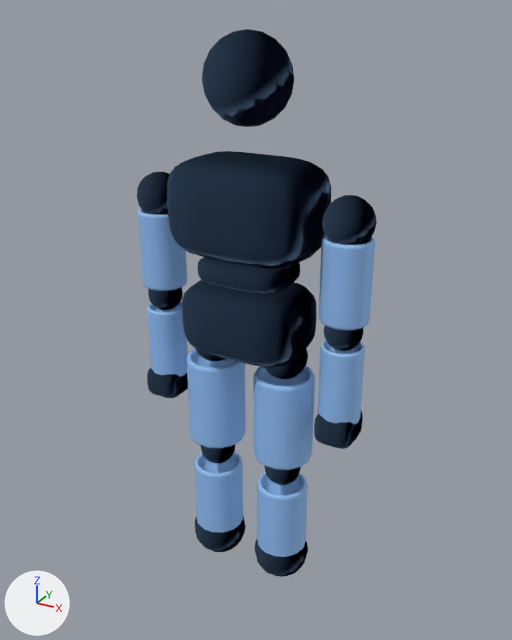
A saved change to the glTF model character.gltf.
Rendered twice from a 50 mm lens placed at (0.95, -1.684, 1.718), pointed at (-0.004, 0.051, 0.85). Arrows for +X, +Y and +Z are at lower left; the lights stay in place. The picture after the commit comes second. Vertices at exactly the same position are counted once.

Objects in the first picture: 'CharacterMesh'.
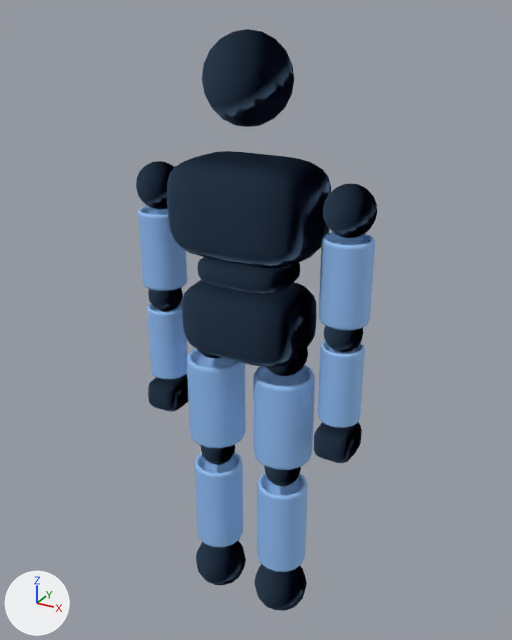
What changed in the scene script:
```text
Change me_characterbody:
    used by ob_charactermesh; location = (0.0, 0.0, 0.0)
    remove me_characterbody.from_pydata(...)  # 5562 vertices, 11032 faces; spans x -0.37..0.37, y -0.14..0.14, z -0.03..1.67
    add me_characterbody.from_pydata(...)  # 5562 vertices, 11032 faces; spans x -0.37..0.37, y -0.14..0.14, z -0.18..1.67
    me_characterbody part 1: the loose piece of 128 vertices spanning x -0.37..-0.23, y -0.07..0.07, z 1.14..1.28 is moved by (0.0, 0.0, 0.03)
    me_characterbody part 2: the loose piece of 128 vertices spanning x 0.23..0.37, y -0.07..0.07, z 1.14..1.28 is moved by (0.0, 0.0, 0.03)
    me_characterbody part 3: the loose piece of 128 vertices spanning x -0.19..-0.05, y -0.07..0.07, z 0.71..0.85 is moved by (0.0, 0.0, 0.01)
    me_characterbody part 4: the loose piece of 128 vertices spanning x 0.05..0.19, y -0.07..0.07, z 0.71..0.85 is moved by (0.0, 0.0, 0.01)
    me_characterbody part 5: the loose piece of 128 vertices spanning x -0.21..-0.03, y -0.09..0.09, z -0.03..0.15 is moved by (0.0, 0.0, -0.15)
    me_characterbody part 6: the loose piece of 128 vertices spanning x 0.03..0.21, y -0.09..0.09, z -0.03..0.15 is moved by (0.0, 0.0, -0.15)
    me_characterbody part 7: the loose piece of 184 vertices spanning x -0.36..-0.24, y -0.07..0.07, z 0.55..0.65 is moved by (0.0, 0.0, -0.05)
    me_characterbody part 8: the loose piece of 184 vertices spanning x 0.24..0.36, y -0.07..0.07, z 0.55..0.65 is moved by (0.0, 0.0, -0.05)
```

Where the change shows, as pixel boxes [x1, y1, x2, y2] in the pictures (512 x 640 px; the box of a moved part takes in the faces that stretch with it):
'CharacterMesh', reshaped (6% taller): before [137, 29, 377, 577]; after [136, 29, 377, 611]
part 1 of me_characterbody, moved or reshaped: before [137, 172, 170, 215]; after [136, 161, 174, 209]
part 2 of me_characterbody, moved or reshaped: before [322, 195, 377, 245]; after [323, 184, 377, 238]
part 3 of me_characterbody, moved or reshaped (mostly hidden): before [195, 348, 226, 361]; after [197, 349, 222, 358]
part 4 of me_characterbody, moved or reshaped: before [265, 349, 308, 379]; after [266, 347, 308, 376]
part 5 of me_characterbody, moved or reshaped: before [194, 516, 246, 552]; after [196, 541, 246, 585]
part 6 of me_characterbody, moved or reshaped: before [254, 539, 308, 577]; after [254, 564, 307, 611]
part 7 of me_characterbody, moved or reshaped: before [147, 368, 188, 398]; after [148, 374, 188, 412]
part 8 of me_characterbody, moved or reshaped: before [314, 411, 363, 449]; after [314, 422, 362, 463]
